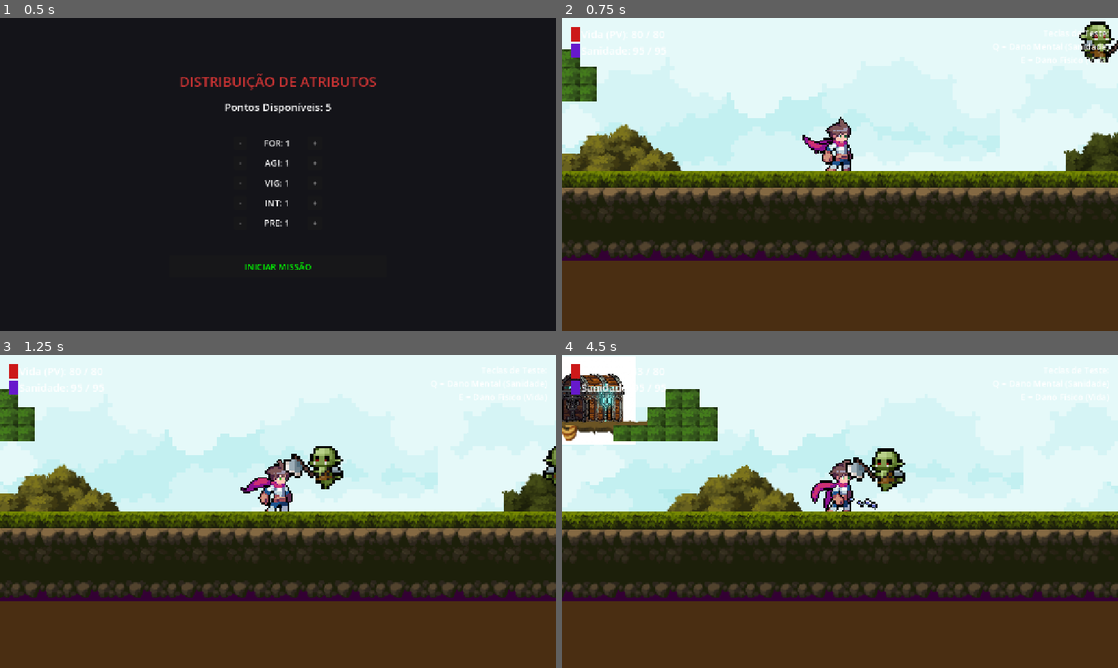
Above: before the commit, frames 1-4 (two rows, left to right).
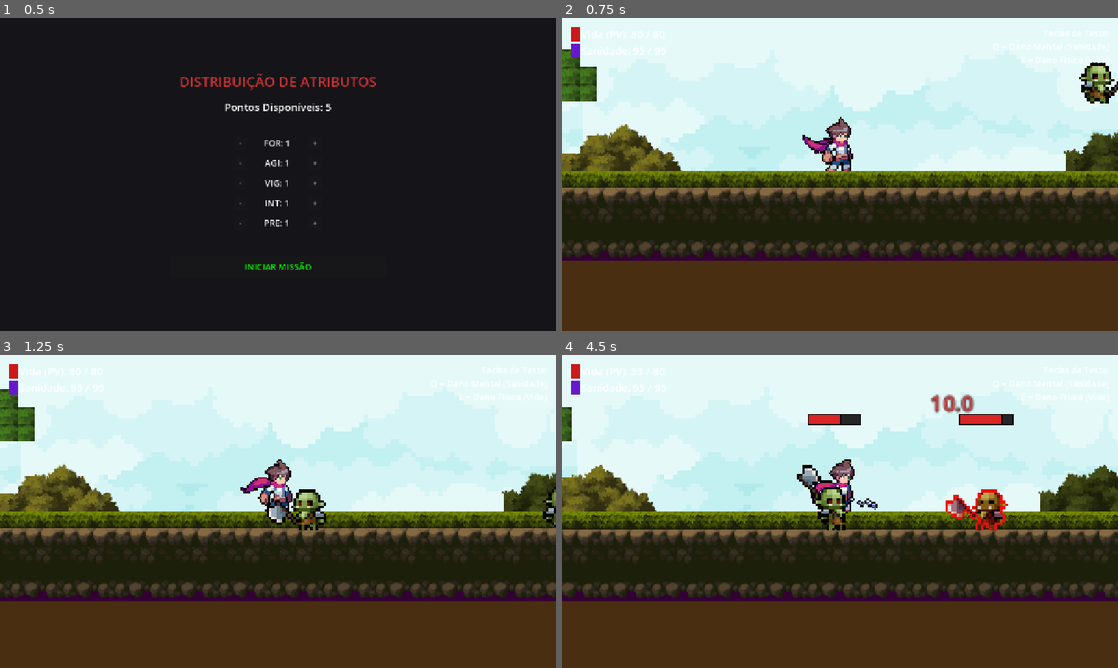
Above: after the commit, the same moments.

Repository: MatheusDeanin/ProjetoRPG
Game: Godot game, scene res://Scenes/UI/CharacterCreation.tscn
The game is run twice, just before and just after one commit, with the same random seed, the same clock (stepped at 60 frames per second) and the same inputs.
Inputs (mouse positions are in pixels of both pictures, inside the frame that each line leads up to):
- Up to frame 1 (0.5 s): no input
- Up to frame 2 (0.75 s): click "INICIAR MISSÃO" at 0.5 s
- Up to frame 3 (1.25 s): no input
- Up to frame 4 (4.5 s): tap Enter at 1.25 s; move the mouse to (962, 495) at 1.27 s; hold E 1.28-2.03 s; hold D (andar_direita) 1.28-2.78 s; tap J (atacar) at 1.35, 2.3, 2.85, 3.8 s; click (962, 495) at 1.42 s; tap W (pular) at 1.52, 2.27, 3.77 s; move the mouse to (728, 527) at 2.02 s; tap E at 2.1, 3.6 s; move the mouse to (895, 442) at 2.77 s; hold A (andar_esquerda) 2.78-3.53 s; hold E 2.78-3.53 s; move the mouse to (812, 574) at 3.52 s; hold D (andar_direita) from 3.53 s (still down); click (812, 574) at 3.67 s; move the mouse to (1006, 558) at 4.27 s; hold E from 4.28 s (still down); tap Space at 4.35 s

Frame 1 is identical in both runs. In frame 2, 2.8% of the frame differs, in the area x 0-100%, y 1-49%; in frame 3, 3.8%; in frame 4, 22%, in the area x 0-100%, y 0-78%.

Commit message:
feat: Feedback de combate, Knockback, animacao do machado e interacao completa do bau com a tecla E

Diff:
--- a/Scenes/Player/Player.tscn
+++ b/Scenes/Player/Player.tscn
@@ -8,6 +8,8 @@
 [ext_resource type="Texture2D" uid="uid://cbdmircw2hk8t" path="res://Assets/Hero/male_hero-jump.png" id="4_t26db"]
 [ext_resource type="Texture2D" uid="uid://dpgb7u11anfl3" path="res://Assets/Hero/male_hero-run.png" id="5_fk5o5"]
 
+[ext_resource type="Texture2D" path="res://zip/male_hero-combo_1-2.png.png" id="10_weapon"]
+
 [sub_resource type="RectangleShape2D" id="RectangleShape2D_col"]
 size = Vector2(40, 80)
 
@@ -167,8 +169,34 @@
 atlas = ExtResource("5_fk5o5")
 region = Rect2(1152, 0, 128, 128)
 
+[sub_resource type="AtlasTexture" id="AtlasTexture_wpn_0"]
+atlas = ExtResource("10_weapon")
+region = Rect2(0, 0, 128, 128)
+
+[sub_resource type="AtlasTexture" id="AtlasTexture_wpn_1"]
+atlas = ExtResource("10_weapon")
+region = Rect2(128, 0, 128, 128)
+
+[sub_resource type="AtlasTexture" id="AtlasTexture_wpn_2"]
+atlas = ExtResource("10_weapon")
+region = Rect2(256, 0, 128, 128)
+
 [sub_resource type="SpriteFrames" id="SpriteFrames_5rrho"]
 animations = [{
+"frames": [{
+"duration": 1.0,
+"texture": SubResource("AtlasTexture_wpn_0")
+}, {
+"duration": 1.0,
+"texture": SubResource("AtlasTexture_wpn_1")
+}, {
+"duration": 1.0,
+"texture": SubResource("AtlasTexture_wpn_2")
+}],
+"loop": false,
+"name": &"attack_weapon",
+"speed": 5.0
+}, {
 "frames": [{
 "duration": 1.0,
 "texture": SubResource("AtlasTexture_t26db")
--- /dev/null
+++ b/Scenes/UI/DamageNumber.tscn
@@ -0,0 +1,20 @@
+[gd_scene load_steps=2 format=3 uid="uid://dmg_num_01"]
+
+[ext_resource type="Script" path="res://Scripts/UI/DamageNumber.gd" id="1_script"]
+
+[node name="DamageNumber" type="Node2D"]
+z_index = 50
+script = ExtResource("1_script")
+
+[node name="Label" type="Label" parent="."]
+offset_left = -50.0
+offset_top = -13.0
+offset_right = 50.0
+offset_bottom = 13.0
+theme_override_colors/font_color = Color(1, 0.2, 0.2, 1)
+theme_override_colors/font_outline_color = Color(0, 0, 0, 1)
+theme_override_constants/outline_size = 4
+theme_override_font_sizes/font_size = 20
+text = "15"
+horizontal_alignment = 1
+vertical_alignment = 1
--- a/Scenes/World/Chest.tscn
+++ b/Scenes/World/Chest.tscn
@@ -1,19 +1,49 @@
-[gd_scene load_steps=4 format=3]
+[gd_scene load_steps=4 format=3 uid="uid://bo4ua5kj5umtk"]
 
 [ext_resource type="Script" path="res://Scripts/World/Chest.gd" id="1_chest"]
+[ext_resource type="Texture2D" path="res://zip/Legacy-Fantasy - High Forest 2.3/Assets/Tiles.png" id="2_tiles"]
 
 [sub_resource type="RectangleShape2D" id="RectangleShape2D_area"]
-size = Vector2(60, 40)
-
-[sub_resource type="PlaceholderTexture2D" id="PlaceholderTexture2D_sprite"]
 size = Vector2(60, 40)
 
 [node name="Chest" type="Area2D"]
 script = ExtResource("1_chest")
 
 [node name="Sprite2D" type="Sprite2D" parent="."]
-modulate = Color(1, 0.8, 0, 1)
-texture = SubResource("PlaceholderTexture2D_sprite")
+texture_filter = 1
+scale = Vector2(1.5, 1.5)
+texture = ExtResource("2_tiles")
+region_enabled = true
+region_rect = Rect2(288, 272, 32, 32)
 
 [node name="CollisionShape2D" type="CollisionShape2D" parent="."]
 shape = SubResource("RectangleShape2D_area")
+
+[node name="AvisoE" type="Label" parent="."]
+offset_left = -30.0
+offset_top = -60.0
+offset_right = 30.0
+offset_bottom = -34.0
+theme_override_colors/font_color = Color(1, 1, 1, 1)
+theme_override_colors/font_outline_color = Color(0, 0, 0, 1)
+theme_override_constants/outline_size = 4
+theme_override_font_sizes/font_size = 14
+text = "[ E ]"
+horizontal_alignment = 1
+
+[node name="Brilho" type="CPUParticles2D" parent="."]
+emitting = false
+amount = 25
+lifetime = 0.8
+one_shot = true
+explosiveness = 0.9
+emission_shape = 1
+emission_sphere_radius = 20.0
+direction = Vector2(0, -1)
+spread = 70.0
+gravity = Vector2(0, 150)
+initial_velocity_min = 100.0
+initial_velocity_max = 180.0
+scale_amount_min = 4.0
+scale_amount_max = 8.0
+color = Color(1, 0.9, 0.2, 1)
--- a/Scenes/World/Enemy.tscn
+++ b/Scenes/World/Enemy.tscn
@@ -10,6 +10,22 @@
 [sub_resource type="RectangleShape2D" id="RectangleShape2D_body"]
 size = Vector2(50, 100)
 
+[sub_resource type="StyleBoxFlat" id="StyleBoxFlat_bg"]
+bg_color = Color(0.15, 0.15, 0.15, 1)
+border_width_left = 1
+border_width_top = 1
+border_width_right = 1
+border_width_bottom = 1
+border_color = Color(0, 0, 0, 1)
+
+[sub_resource type="StyleBoxFlat" id="StyleBoxFlat_fill"]
+bg_color = Color(0.85, 0.15, 0.15, 1)
+border_width_left = 1
+border_width_top = 1
+border_width_right = 1
+border_width_bottom = 1
+border_color = Color(0, 0, 0, 1)
+
 [sub_resource type="CircleShape2D" id="CircleShape2D_detect"]
 radius = 200.0
 
@@ -245,7 +261,7 @@
 shape = SubResource("RectangleShape2D_body")
 
 [node name="Animacao" type="AnimatedSprite2D" parent="."]
-position = Vector2(0, -38)
+position = Vector2(0, 0)
 sprite_frames = SubResource("SpriteFrames_orc")
 animation = &"idle"
 
@@ -253,6 +269,17 @@
 wait_time = 1.2
 one_shot = true
 
+[node name="ProgressBar" type="ProgressBar" parent="."]
+offset_left = -25.0
+offset_top = -90.0
+offset_right = 25.0
+offset_bottom = -80.0
+theme_override_colors/font_color = Color(0, 0, 0, 0)
+theme_override_styles/background = SubResource("StyleBoxFlat_bg")
+theme_override_styles/fill = SubResource("StyleBoxFlat_fill")
+value = 100.0
+show_percentage = false
+
 [node name="AreaDeteccao" type="Area2D" parent="."]
 
 [node name="CollisionShape2D" type="CollisionShape2D" parent="AreaDeteccao"]
--- a/Scenes/World/TestLevel.tscn
+++ b/Scenes/World/TestLevel.tscn
@@ -730,6 +730,7 @@
 
 [node name="Sprite2D" type="Sprite2D" parent="ParallaxBackground/ParallaxLayer" unique_id=2018033430]
 texture_filter = 1
+position = Vector2(-384, -6)
 scale = Vector2(4, 4)
 texture = ExtResource("6_bg")
 centered = false
--- a/Scripts/Globals/InventoryManager.gd
+++ b/Scripts/Globals/InventoryManager.gd
@@ -1,18 +1,19 @@
 extends Node
-# Autoload para gerenciar o inventário e armas do jogador
+# Autoload para gerenciar o inventÃ¡rio e armas do jogador
 
 signal item_coletado(nome_arma, dano)
 
 var armas_coletadas = []
 var arma_equipada = null
 
-# Banco de Dados de Armas (Dicionário de Dificuldade)
-# Aqui controlamos o balanceamento. Masmorras Nível 3 dão armas Nível 3.
+# Banco de Dados de Armas (DicionÃ¡rio de Dificuldade)
+# Aqui controlamos o balanceamento. Masmorras NÃ­vel 3 dÃ£o armas NÃ­vel 3.
 var banco_de_armas = {
 	"Faca Enferrujada": {"dano": 10, "tipo": "Leve", "dificuldade": 1},
+	"Machado": {"dano": 20, "tipo": "Pesada", "dificuldade": 1},
 	"Pistola Silenciada": {"dano": 25, "tipo": "Fogo", "dificuldade": 2},
-	"Katana Amaldiçoada": {"dano": 55, "tipo": "Pesada", "dificuldade": 3},
-	"Relíquia de Sangue": {"dano": 120, "tipo": "Ritual", "dificuldade": 5}
+	"Katana AmaldiÃ§oada": {"dano": 55, "tipo": "Pesada", "dificuldade": 3},
+	"RelÃ­quia de Sangue": {"dano": 120, "tipo": "Ritual", "dificuldade": 5}
 }
 
 func adicionar_arma(nome_arma: String):
--- a/Scripts/Player/Player.gd
+++ b/Scripts/Player/Player.gd
@@ -2,7 +2,8 @@
 
 const SPEED = 350.0
 const JUMP_VELOCITY = -650.0
-const DANO_ATAQUE = 15.0
+var DANO_ATAQUE = 10.0
+var tem_arma = false
 
 var gravity = ProjectSettings.get_setting("physics/2d/default_gravity")
 var controles_invertidos = false
@@ -14,6 +15,7 @@
 @onready var hitbox: Area2D = $HitboxAtaque
 
 func _ready():
+	InventoryManager.item_coletado.connect(_on_arma_coletada)
 	add_to_group("Player")
 
 	if has_node("Animacao"):
@@ -75,9 +77,14 @@
 			_ativar_hitbox(true)
 			if has_node("Animacao"):
 				if is_on_floor():
-					$Animacao.play("attack")
+					if tem_arma:
+						$Animacao.play("attack_weapon")
+					else:
+						$Animacao.play("attack")
 				else:
-					if $Animacao.sprite_frames.has_animation("attack_air"):
+					if tem_arma:
+						$Animacao.play("attack_weapon")
+					elif $Animacao.sprite_frames.has_animation("attack_air"):
 						$Animacao.play("attack_air")
 					else:
 						$Animacao.play("attack")
@@ -131,11 +138,12 @@
 
 func _on_hitbox_body_entered(body: Node2D) -> void:
 	if body.has_method("receber_dano"):
-		body.receber_dano(DANO_ATAQUE)
-		# Pequeno knockback visual: empurra o inimigo
-		if body is CharacterBody2D:
-			var dir = sign(body.global_position.x - global_position.x)
-			body.velocity.x += dir * 200
+		var dir = sign(body.global_position.x - global_position.x)
+		if dir == 0: dir = 1.0 if not $Animacao.flip_h else -1.0
+
+		# Passa o dano e a direcao do knockback
+		body.receber_dano(DANO_ATAQUE, dir)
+
 
 # --- Fim do ataque ----------------------------------------------------------
 func _on_animation_finished():
@@ -152,7 +160,7 @@
 			combo_requested = false
 			_ativar_hitbox(false)
 
-	elif anim_name == "attack2" or anim_name == "attack_air":
+	elif anim_name == "attack2" or anim_name == "attack_air" or anim_name == "attack_weapon":
 		is_attacking = false
 		combo_requested = false
 		_ativar_hitbox(false)
@@ -171,3 +179,8 @@
 	is_attacking = false
 	combo_requested = false
 	_ativar_hitbox(false)
+
+func _on_arma_coletada(nome_arma: String, dano: int) -> void:
+	DANO_ATAQUE = float(dano)
+	tem_arma = true
+	print("Nova arma equipada: ", nome_arma, " - Dano: ", DANO_ATAQUE)
--- /dev/null
+++ b/Scripts/UI/DamageNumber.gd
@@ -0,0 +1,16 @@
+extends Node2D
+
+var amount: float = 0.0
+
+func _ready() -> void:
+	$Label.text = str(round(amount))
+
+	# Usando Tween para animar a subida e desaparecimento
+	var tween = create_tween()
+	# Sobe 40 pixels em 0.6 segundos, perdendo velocidade (EASE_OUT)
+	tween.tween_property(self, "position:y", position.y - 40, 0.6).set_trans(Tween.TRANS_CUBIC).set_ease(Tween.EASE_OUT)
+	# Fica invisivel gradualmente ao mesmo tempo
+	tween.parallel().tween_property(self, "modulate:a", 0.0, 0.6)
+
+	# Deleta o no quando a animacao acaba
+	tween.tween_callback(queue_free)
--- a/Scripts/World/Chest.gd
+++ b/Scripts/World/Chest.gd
@@ -1,22 +1,66 @@
 extends Area2D
 
-# Variável exposta no editor da Godot para podermos escolher o que tem no baú
-@export var arma_conteudo: String = "Faca Enferrujada"
+@export var arma_conteudo: String = "Machado"
 var aberto = false
+var player_perto = false
+
+@onready var aviso = $AvisoE
+@onready var particulas = $Brilho
+@onready var sprite = $Sprite2D
 
 func _ready():
-	# Carrega a textura do baú e ajusta o tamanho
-	if ResourceLoader.exists("res://Assets/chest.jpg"):
-		$Sprite2D.texture = load("res://Assets/chest.jpg")
-		$Sprite2D.scale = Vector2(0.08, 0.08)
-		$Sprite2D.modulate = Color(1, 1, 1, 1)
+	aviso.visible = false
+	particulas.emitting = false
 
-	# Conecta o evento de colisão
+
+
 	body_entered.connect(_on_body_entered)
+	body_exited.connect(_on_body_exited)
 
 func _on_body_entered(body):
-	# Se quem encostou for do grupo jogador e o baú estiver fechado
 	if body.is_in_group("Player") and not aberto:
-		aberto = true
-		$Sprite2D.modulate = Color(0.4, 0.4, 0.4) # Fica cinza escuro para mostrar que abriu
-		InventoryManager.adicionar_arma(arma_conteudo)
+		player_perto = true
+		aviso.visible = true
+
+func _on_body_exited(body):
+	if body.is_in_group("Player"):
+		player_perto = false
+		aviso.visible = false
+
+func _unhandled_input(event):
+	if event is InputEventKey and event.pressed and event.physical_keycode == KEY_E:
+		if player_perto and not aberto:
+			_abrir_bau()
+
+func _abrir_bau():
+	aberto = true
+	aviso.visible = false
+	particulas.emitting = true
+
+		# Animacao de "pulo" do bau (tampa explodindo) e troca de imagem
+	sprite.region_rect = Rect2(320, 272, 32, 32)
+
+	var tween = create_tween()
+	tween.tween_property(sprite, "scale", sprite.scale * 1.3, 0.1)
+	tween.tween_property(sprite, "scale", sprite.scale / 1.3, 0.2).set_trans(Tween.TRANS_BOUNCE)
+
+	_mostrar_texto_flutuante()
+	InventoryManager.adicionar_arma(arma_conteudo)
+
+func _mostrar_texto_flutuante():
+	var lbl = Label.new()
+	lbl.text = arma_conteudo + " Equipado!"
+	lbl.add_theme_color_override("font_color", Color(1, 0.8, 0.2))
+	lbl.add_theme_color_override("font_outline_color", Color(0, 0, 0))
+	lbl.add_theme_constant_override("outline_size", 4)
+	lbl.add_theme_font_size_override("font_size", 18)
+	add_child(lbl)
+	lbl.position = Vector2(-70, -40)
+
+	var tw = create_tween()
+	# Texto sobe devagar
+	tw.tween_property(lbl, "position:y", -90, 1.5).set_trans(Tween.TRANS_QUART).set_ease(Tween.EASE_OUT)
+	# Fica invisivel
+	tw.parallel().tween_property(lbl, "modulate:a", 0.0, 1.5)
+	# Deleta no fim
+	tw.tween_callback(lbl.queue_free)
--- a/Scripts/World/Enemy.gd
+++ b/Scripts/World/Enemy.gd
@@ -10,7 +10,7 @@
 @export var patrol_distance: float = 100.0
 
 # -- Estado da IA -------------------------------------------------------------
-enum Estado { PATRULHA, PERSEGUICAO, ATAQUE, MORTO }
+enum Estado { PATRULHA, PERSEGUICAO, ATAQUE, HURT, MORTO }
 var estado: Estado = Estado.PATRULHA
 
 var pv_atual: float
@@ -30,8 +30,16 @@
 @onready var anim: AnimatedSprite2D = $Animacao
 @onready var timer_ataque: Timer = $TimerAtaque
 @onready var area_deteccao: Area2D = $AreaDeteccao
+@onready var progress_bar: ProgressBar = $ProgressBar
+
+const DamageNumber = preload("res://Scenes/UI/DamageNumber.tscn")
 
 func _ready() -> void:
+	add_to_group("Inimigo")
+	var p = get_tree().get_first_node_in_group("Player")
+	if p != null:
+		add_collision_exception_with(p)
+		p.add_collision_exception_with(self)
 	pv_atual = pv_max
 	origem_patrulha = global_position
 
@@ -44,6 +52,12 @@
 
 	area_deteccao.body_entered.connect(_on_body_entered)
 	area_deteccao.body_exited.connect(_on_body_exited)
+
+	anim.animation_finished.connect(_on_animation_finished)
+
+	progress_bar.max_value = pv_max
+	progress_bar.value = pv_atual
+	progress_bar.visible = false
 
 	_tocar_animacao("idle")
 
@@ -62,6 +76,9 @@
 		Estado.ATAQUE:
 			velocity.x = move_toward(velocity.x, 0, velocidade_patrulha)
 			_tentar_atacar()
+		Estado.HURT:
+			# Aplica atrito ao knockback para desacelerar o inimigo
+			velocity.x = move_toward(velocity.x, 0, 800 * delta)
 
 	move_and_slide()
 
@@ -126,23 +143,35 @@
 	pode_atacar = true
 
 # -- Receber dano -------------------------------------------------------------
-func receber_dano(valor: float) -> void:
+func receber_dano(valor: float, knockback_dir: float = 0.0) -> void:
 	if estado == Estado.MORTO:
 		return
 
 	pv_atual -= valor
 	pv_atual = clamp(pv_atual, 0, pv_max)
+
+	progress_bar.value = pv_atual
+	progress_bar.visible = true
+
+	# Instanciar e exibir texto de dano
+	var dmg_num = DamageNumber.instantiate()
+	dmg_num.amount = valor
+	dmg_num.global_position = global_position + Vector2(randf_range(-15, 15), -80)
+	get_tree().current_scene.add_child(dmg_num)
 
 	if pv_atual <= 0:
 		_morrer()
 	else:
+		estado = Estado.HURT
+		# Aplica o knockback forte na direcao do golpe
+		velocity.x = knockback_dir * 300
+
 		_tocar_animacao("hurt")
-		if estado == Estado.PATRULHA:
-			estado = Estado.PERSEGUICAO
 
 func _morrer() -> void:
 	estado = Estado.MORTO
 	velocity = Vector2.ZERO
+	progress_bar.visible = false
 	_tocar_animacao("death")
 	set_physics_process(false)
 	$CollisionShape2D.set_deferred("disabled", true)
@@ -156,7 +185,7 @@
 		if estado == Estado.PATRULHA:
 			estado = Estado.PERSEGUICAO
 
-func _on_body_exited(body: Node2D) -> void:
+func _on_body_exited(_body: Node2D) -> void:
 	pass
 
 # -- Utilitario de animacao ---------------------------------------------------
@@ -166,3 +195,10 @@
 	if anim.animation == nome and anim.is_playing():
 		return
 	anim.play(nome)
+
+func _on_animation_finished() -> void:
+	if estado == Estado.HURT and anim.animation == "hurt":
+		if is_instance_valid(player):
+			estado = Estado.PERSEGUICAO
+		else:
+			estado = Estado.PATRULHA
Not shown, added: Scripts/UI/DamageNumber.gd.uid
Binary file added: zip/male_hero-combo_1-2.png.png
Not shown, added: zip/male_hero-combo_1-2.png.png.import
